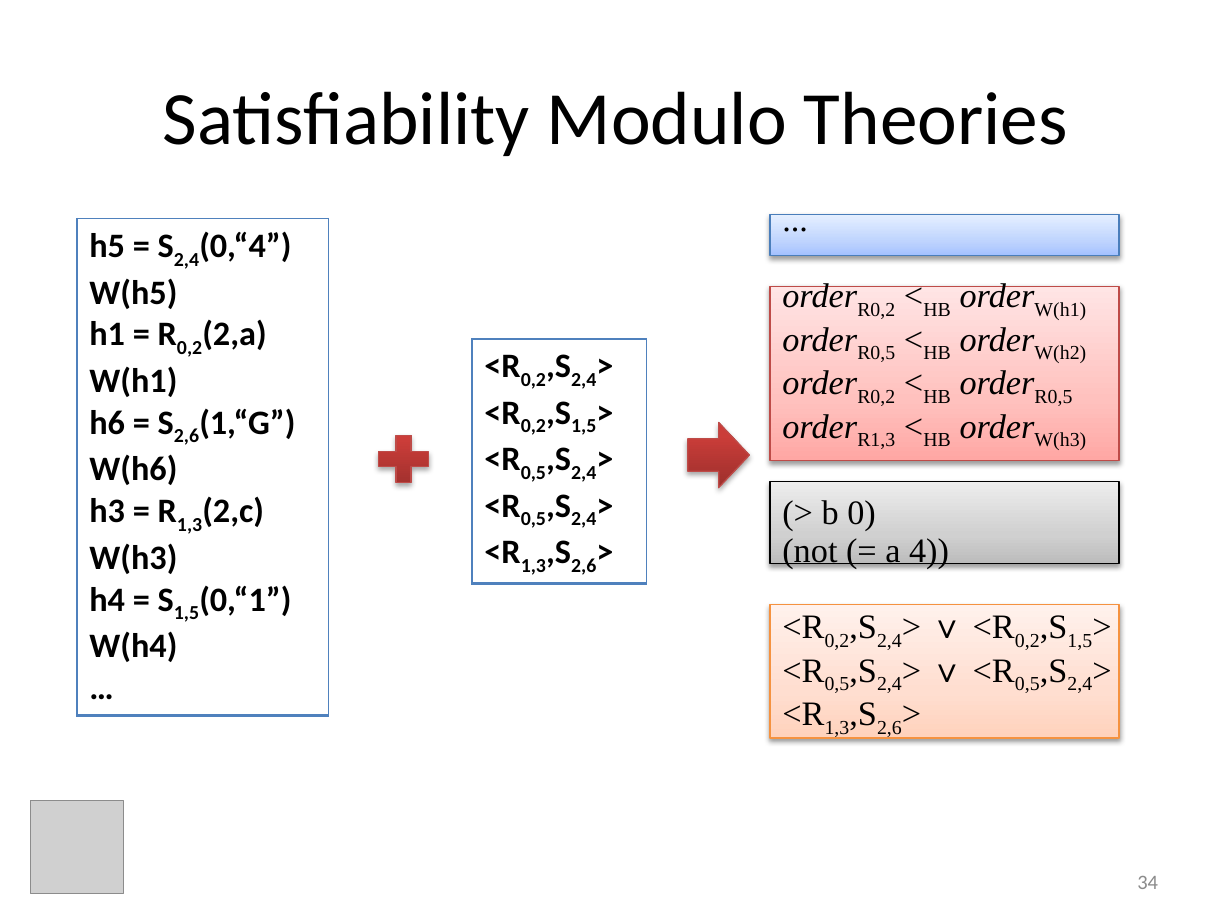
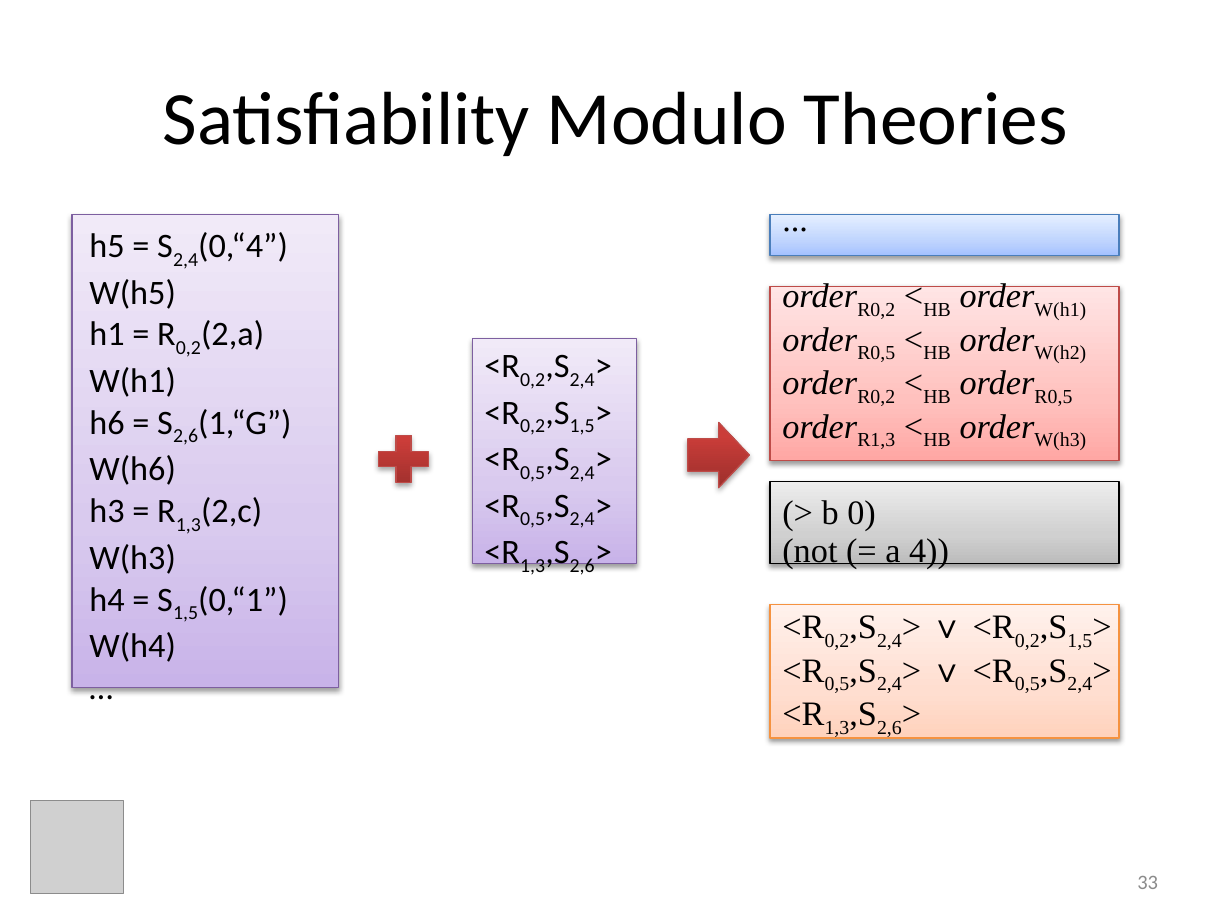
Before and after one commit to ericmercer/MP-trace-language, a slide deck: slide 33 of presentations/ASE2013.pptx (slide 34 before the commit). Drawn at 1232x924 pixels with LibreOffice and Linux fonts; fonts in the diff are those of the drawing; grey boxes stand for pictures. Boxes give left, top, right and bottom in pixels: in the first picture for what was removed or moved away, otherwise in the second. Text is boxed around its words. In the diff, an @@ line names an element or a change of style, - is before the commit and + after.

```diff
--- a/presentations/ASE2013.pptx
+++ b/presentations/ASE2013.pptx
@@ rectangle added at bbox=[71, 214, 339, 687], fill gradient #C9B5E8 to #D8CBEE to #F0EAF9, outline #7D60A0 0.75 pt @@
@@ table at bbox=[76, 219, 328, 684] @@
@@ bold off @@
@@ borders changed @@
@@ table at bbox=[472, 339, 647, 581] @@
@@ bold off @@
@@ borders changed @@
@@ rectangle added at bbox=[472, 339, 636, 563], fill gradient #C9B5E8 to #D8CBEE to #F0EAF9, outline #7D60A0 0.75 pt @@
@@ page number at bbox=[1137, 876, 1158, 889]: text changed @@
-34
+33
```
Also in this commit, not shown: 11 other slides changed, 1 slide removed.
